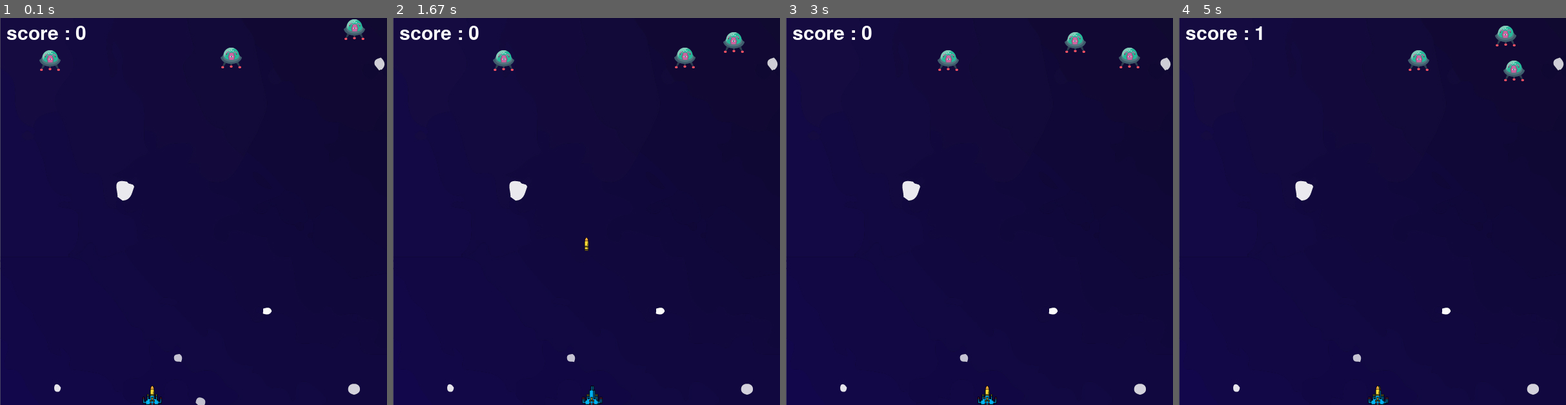
Above: before the commit, frames 1-4 (left to right).
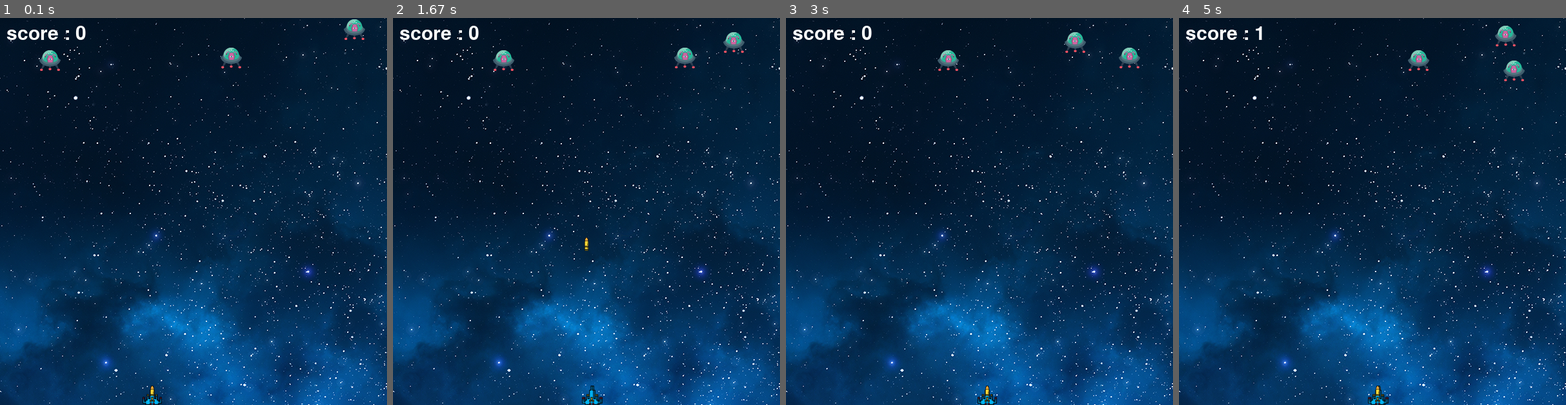
Above: after the commit, the same moments.

Repository: arvind6572/pygame-spaceinvaders
Game: pygame game, started from main.py
The game is run twice, just before and just after one commit, with the same random seed, the same clock (stepped at 60 frames per second) and the same inputs.
Inputs:
- Up to frame 1 (0.1 s): no input
- Up to frame 2 (1.67 s): hold Right 0.33-0.8 s; hold Right 0.83-1.3 s; tap Space at 0.9, 1.2, 1.4 s; hold Left from 1.33 s (still down)
- Up to frame 3 (3 s): tap Space at 1.7, 1.97, 2.27, 2.4, 2.7 s; release Left at 1.87 s; hold Left 1.9-2.3 s; hold Right 2.33-2.97 s
- Up to frame 4 (5 s): hold Left 3-3.47 s; tap Space at 3.07, 3.37, 3.57, 3.87, 4.07, 4.37, 4.57, 4.87 s; hold Right 3.5-3.97 s; hold Right 4-4.47 s; hold Left from 4.5 s (still down)

The runs differ from the first frame. In frame 1, 64% of the frame differs, in the area x 0-100%, y 0-100%; in frame 2, 64%; in frame 3, 64%; in frame 4, 64%.

Commit message:
Update main.py

Diff:
--- a/main.py
+++ b/main.py
@@ -40,7 +40,7 @@
 bullet_x_change = 0
 bullet_y_change = -5
 
-background = pygame.image.load("155.jpg")
+background = pygame.image.load("space.png")
 running = True
 i = 0
 my_font2 = pygame.font.Font('freesansbold.ttf', 40)
@@ -71,7 +71,6 @@
 bullet_morn = False
 player_left = False
 player_right = False
-end_score = 0
 
 while running:
     screen.blit(background, (0, 0))
@@ -109,7 +108,7 @@
     # ufo --------------------------------
 
     for i in range(num_of_enemies):
-        if 570 <= ufo_x[i] < 1500:
+        if 570 <= ufo_x[i]:
             ufo_x_change[i] = -1
             ufo_y_change[i] = 20
         elif ufo_x[i] <= 0:
